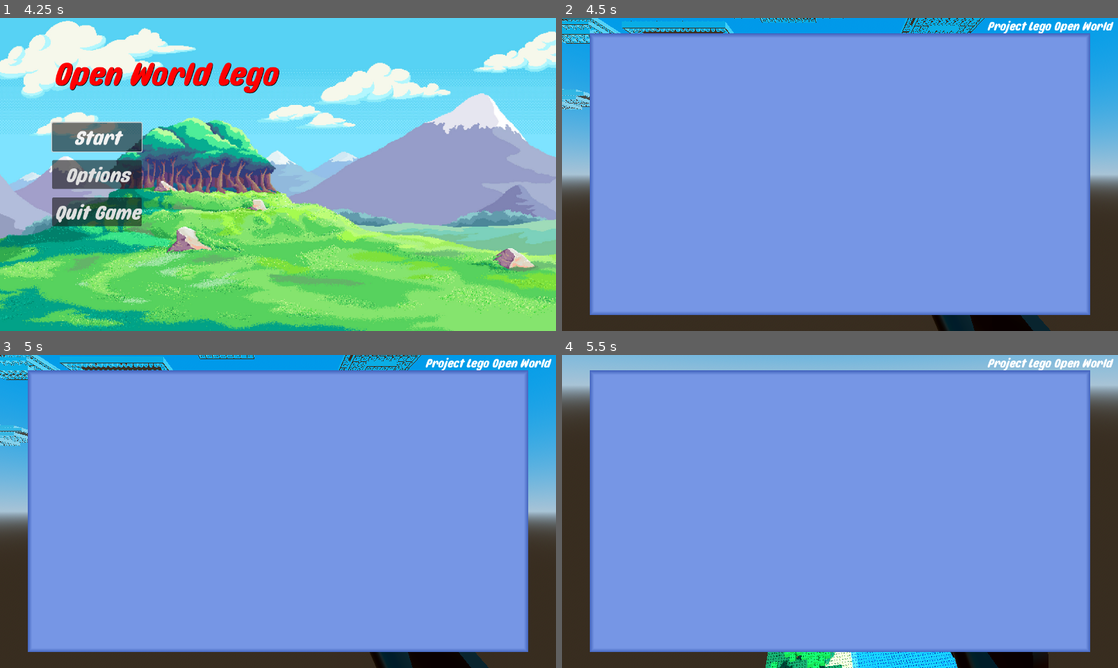
Above: before the commit, frames 1-4 (two rows, left to right).
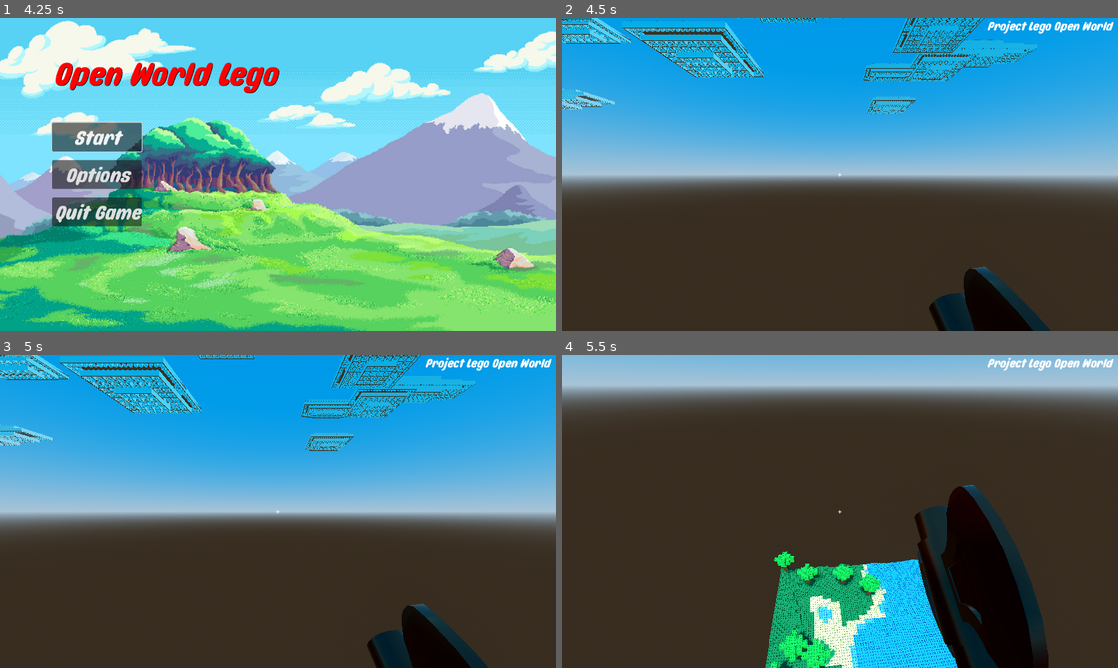
Above: after the commit, the same moments.

Repository: AlbinHorlaville/open-world-lego
Game: Godot game, scene res://menu/FirstMenu/main_menu.tscn
Same seed, same stepped clock (60 frames per second), same inputs: the game is played once before the commit and once after it.
Inputs (mouse positions are in pixels of both pictures, inside the frame that each line leads up to):
- Up to frame 1 (4.25 s): click "Options" at 0.5 s; click "Window Mode" at 1.25 s; click "1280x720" at 2 s; click "Borderless Windows" at 2.75 s; click "Go back to menu" at 3.5 s
- Up to frame 2 (4.5 s): click "Start" at 4.25 s
- Up to frame 3 (5 s): no input
- Up to frame 4 (5.5 s): move the mouse to (867, 511) at 5.02 s; hold Z (move_forward) from 5.03 s (still down); tap Space (jump) at 5.27 s

Frame 1 is identical in both runs. In frame 2, 81% of the frame differs, in the area x 5-95%, y 4-95%; in frame 3, 81%; in frame 4, 81%.

Commit message:
Working Interface For Adding Model To the Game without Collision

Diff:
--- a/OpenWorldLego/levels/main.gd
+++ b/OpenWorldLego/levels/main.gd
@@ -103,3 +103,12 @@
 # Return the distance between 2 objects in the world
 func distance(p1, p2):
 	return sqrt(pow(p1.x-p2.x,2)+pow(p1.y-p2.y,2)+pow(p1.z-p2.z,2))
+
+func importCustomerDae(file_path):
+	# Créer une node3D à partir d'un fichier .dae
+	print(file_path)
+	var scene = load(file_path)
+	var instance = scene.instantiate()
+	instance.set_scale(Vector3(62.5, 62.5, 62.5))
+	instance.position = $Player.position
+	get_tree().get_root().add_child(instance)
--- a/OpenWorldLego/menu/ConvertissorInterface/convertissor.tscn
+++ b/OpenWorldLego/menu/ConvertissorInterface/convertissor.tscn
@@ -1,6 +1,8 @@
-[gd_scene load_steps=3 format=3 uid="uid://vk07yrts6y4m"]
+[gd_scene load_steps=5 format=3 uid="uid://vk07yrts6y4m"]
 
 [ext_resource type="Script" path="res://externConvertissor/convertissor.gd" id="1_esybc"]
+[ext_resource type="Script" path="res://menu/ConvertissorInterface/convertissorMenu.gd" id="1_ofmh1"]
+[ext_resource type="Theme" uid="uid://bbwkjvh6fjmcw" path="res://menu/FirstMenu/defaultTheme.tres" id="2_3rofm"]
 
 [sub_resource type="StyleBoxFlat" id="StyleBoxFlat_dlpw2"]
 bg_color = Color(0.462745, 0.588235, 0.898039, 1)
@@ -18,6 +20,7 @@
 anchor_bottom = 1.0
 grow_horizontal = 2
 grow_vertical = 2
+script = ExtResource("1_ofmh1")
 
 [node name="MarginContainer" type="MarginContainer" parent="."]
 layout_mode = 1
@@ -35,5 +38,53 @@
 layout_mode = 2
 theme_override_styles/panel = SubResource("StyleBoxFlat_dlpw2")
 
+[node name="VBoxContainer" type="VBoxContainer" parent="MarginContainer/Panel"]
+layout_mode = 1
+anchors_preset = 15
+anchor_right = 1.0
+anchor_bottom = 1.0
+grow_horizontal = 2
+grow_vertical = 2
+
+[node name="Label" type="Label" parent="MarginContainer/Panel/VBoxContainer"]
+layout_mode = 2
+size_flags_horizontal = 4
+theme = ExtResource("2_3rofm")
+text = "Choose the file to import"
+
+[node name="FileToImport" type="OptionButton" parent="MarginContainer/Panel/VBoxContainer"]
+layout_mode = 2
+size_flags_horizontal = 4
+theme = ExtResource("2_3rofm")
+
+[node name="Cancel" type="Button" parent="MarginContainer/Panel"]
+layout_mode = 1
+anchors_preset = 2
+anchor_top = 1.0
+anchor_bottom = 1.0
+offset_top = -50.0
+offset_right = 103.0
+grow_vertical = 0
+theme = ExtResource("2_3rofm")
+text = "Cancel"
+
+[node name="Import" type="Button" parent="MarginContainer/Panel"]
+layout_mode = 1
+anchors_preset = 3
+anchor_left = 1.0
+anchor_top = 1.0
+anchor_right = 1.0
+anchor_bottom = 1.0
+offset_left = -103.0
+offset_top = -50.0
+grow_horizontal = 0
+grow_vertical = 0
+theme = ExtResource("2_3rofm")
+text = "Import"
+
 [node name="ConvertissorUtility" type="Node" parent="."]
 script = ExtResource("1_esybc")
+
+[connection signal="item_selected" from="MarginContainer/Panel/VBoxContainer/FileToImport" to="." method="_on_file_to_import_item_selected"]
+[connection signal="pressed" from="MarginContainer/Panel/Cancel" to="." method="_on_cancel_pressed"]
+[connection signal="pressed" from="MarginContainer/Panel/Import" to="." method="_on_import_pressed"]
--- /dev/null
+++ b/OpenWorldLego/menu/ConvertissorInterface/convertissorMenu.gd
@@ -0,0 +1,66 @@
+extends Control
+
+var output_folder = "res://externConvertissor/convertedFiles/"
+@onready var fileToImport = $MarginContainer/Panel/VBoxContainer/FileToImport
+
+# Called when the node enters the scene tree for the first time.
+func _ready():
+	addItemsToOption()
+
+
+func addItemsToOption():
+	# Should check if the input folder exists
+	var listeOfFiles = DirAccess.open(output_folder).get_files()
+
+	if listeOfFiles.size() == 0:
+		print("Aucun fichier LDraw trouvé dans le dossier d'entrée.")
+		return
+
+	for file in listeOfFiles:
+		if file.ends_with(".dae"):
+			# Ajouter un noeud
+			fileToImport.add_item(file.get_basename().split(".")[0])
+
+func addOneItemToOption(file):
+	fileToImport.add_item(file)
+
+# Called every frame. 'delta' is the elapsed time since the previous frame.
+func _process(delta):
+	if Input.is_action_just_pressed("cancel"):
+		goBackToGame()
+
+func _on_import_pressed():
+	var index = fileToImport.get_index()
+	var listeOfFiles = DirAccess.open(output_folder).get_files()
+
+	if listeOfFiles.size() == 0:
+		print("Aucun fichier LDraw trouvé dans le dossier d'entrée.")
+		return
+
+	var i = 1
+	var fileToImport = ""
+	for file in listeOfFiles:
+		if file.ends_with(".dae"):
+			if i == index:
+				fileToImport = file
+				break
+			i += 1
+
+	print("Fichier sélectionné : " + fileToImport)
+	# Appeler le script d'import sur main
+	if fileToImport != "":
+		get_tree().get_root().get_node("Main").importCustomerDae(output_folder + fileToImport)
+
+	goBackToGame()
+
+func goBackToGame():
+	self.visible = false
+	Input.set_mouse_mode(Input.MOUSE_MODE_CAPTURED)
+	get_tree().get_root().get_node("Main").get_node("Player").set_physics_process(true)
+	get_tree().get_root().get_node("Main").get_node("Player").set_process_input(true)
+
+
+
+
+func _on_cancel_pressed():
+	goBackToGame()
--- a/OpenWorldLego/menu/GUI/gui.gd
+++ b/OpenWorldLego/menu/GUI/gui.gd
@@ -1,6 +1,7 @@
 extends Control
 
 @onready var fps = $FPS
+@onready var convertissorMenu = $Convertissor
 
 # Called when the node enters the scene tree for the first time.
 func _ready():
@@ -9,12 +10,16 @@
 
 # Called every frame. 'delta' is the elapsed time since the previous frame.
 func _process(delta):
-
 	# Handle ShowDebug.
+	fps.set_text("FPS : " + str(Engine.get_frames_per_second()))
 	if Input.is_action_just_pressed("ShowDebug"):
 		fps.visible = !fps.visible
 
-	fps.set_text("FPS : " + str(Engine.get_frames_per_second()))
+	if Input.is_action_just_pressed("convertissorMenu"):
+		get_tree().get_root().get_node("Main").get_node("Player").set_physics_process(false)
+		get_tree().get_root().get_node("Main").get_node("Player").set_process_input(false)
+		Input.set_mouse_mode(Input.MOUSE_MODE_VISIBLE)
+		convertissorMenu.visible = true
 
 # A Regarder https://www.youtube.com/watch?v=d6bI292_BEk
 # Fix le bug des tailles de font
--- a/OpenWorldLego/menu/GUI/gui.tscn
+++ b/OpenWorldLego/menu/GUI/gui.tscn
@@ -33,4 +33,5 @@
 theme = ExtResource("1_ohw4u")
 
 [node name="Convertissor" parent="." instance=ExtResource("3_ehr5e")]
+visible = false
 layout_mode = 1
--- a/OpenWorldLego/menu/defaultTheme.tres
+++ b/OpenWorldLego/menu/defaultTheme.tres
@@ -1,6 +1,4 @@
-[gd_resource type="Theme" load_steps=7 format=3 uid="uid://3aivpmh8pddd"]
-
-[ext_resource type="FontFile" path="res://menu/LEGO.ttf" id="1_4vg1w"]
+[gd_resource type="Theme" load_steps=6 format=3 uid="uid://3aivpmh8pddd"]
 
 [sub_resource type="StyleBoxFlat" id="StyleBoxFlat_s0nkg"]
 content_margin_left = 4.0
@@ -72,7 +70,6 @@
 corner_detail = 5
 
 [resource]
-default_font = ExtResource("1_4vg1w")
 default_font_size = 30
 Button/colors/font_color = Color(0.875, 0.875, 0.875, 1)
 Button/colors/font_disabled_color = Color(0.875, 0.875, 0.875, 0.5)
--- a/OpenWorldLego/project.godot
+++ b/OpenWorldLego/project.godot
@@ -65,6 +65,16 @@
 }
 toggle_view={
 "deadzone": 0.5,
-"events": [Object(InputEventKey,"resource_local_to_scene":false,"resource_name":"","device":0,"window_id":0,"alt_pressed":false,"shift_pressed":false,"ctrl_pressed":false,"meta_pressed":false,"pressed":false,"keycode":0,"physical_keycode":4194336,"key_label":0,"unicode":0,"echo":false,"script":null)
+"events": [Object(InputEventKey,"resource_local_to_scene":false,"resource_name":"","device":0,"window_id":0,"alt_pressed":false,"shift_pressed":false,"ctrl_pressed":false,"meta_pressed":false,"pressed":false,"keycode":0,"physical_keycode":0,"key_label":4194336,"unicode":0,"echo":false,"script":null)
 ]
 }
+convertissorMenu={
+"deadzone": 0.5,
+"events": [Object(InputEventKey,"resource_local_to_scene":false,"resource_name":"","device":-1,"window_id":0,"alt_pressed":false,"shift_pressed":false,"ctrl_pressed":false,"meta_pressed":false,"pressed":false,"keycode":0,"physical_keycode":0,"key_label":76,"unicode":108,"echo":false,"script":null)
+]
+}
+cancel={
+"deadzone": 0.5,
+"events": [Object(InputEventKey,"resource_local_to_scene":false,"resource_name":"","device":0,"window_id":0,"alt_pressed":false,"shift_pressed":false,"ctrl_pressed":false,"meta_pressed":false,"pressed":false,"keycode":0,"physical_keycode":0,"key_label":4194305,"unicode":0,"echo":false,"script":null)
+]
+}
Not shown, changed: OpenWorldLego/externConvertissor/convertedFiles/car.dae
